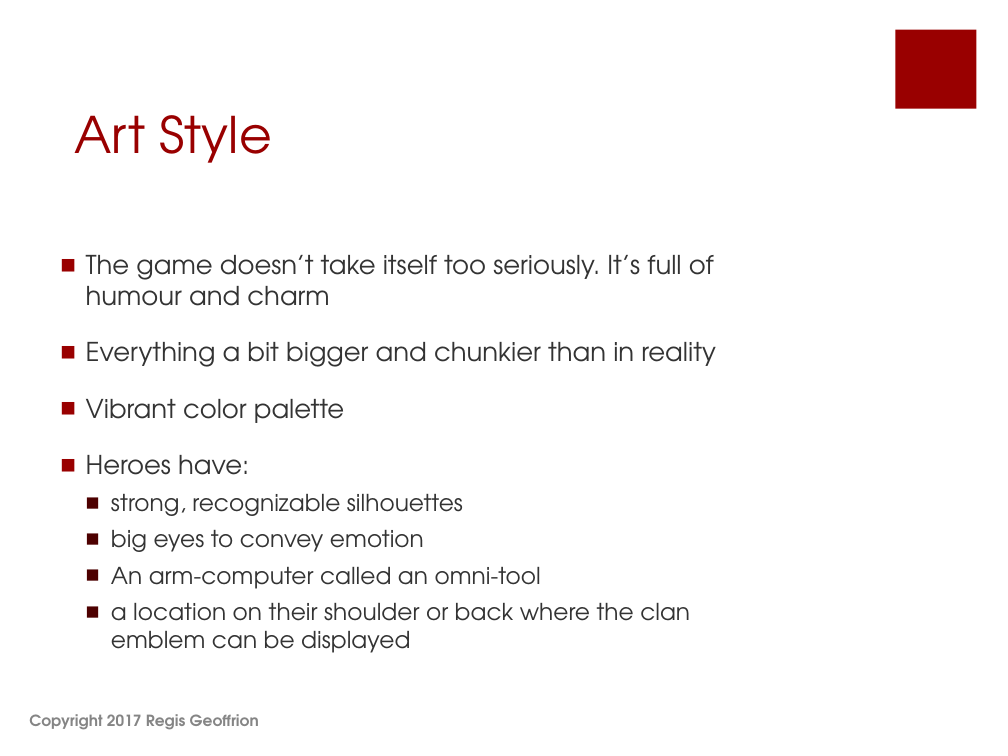
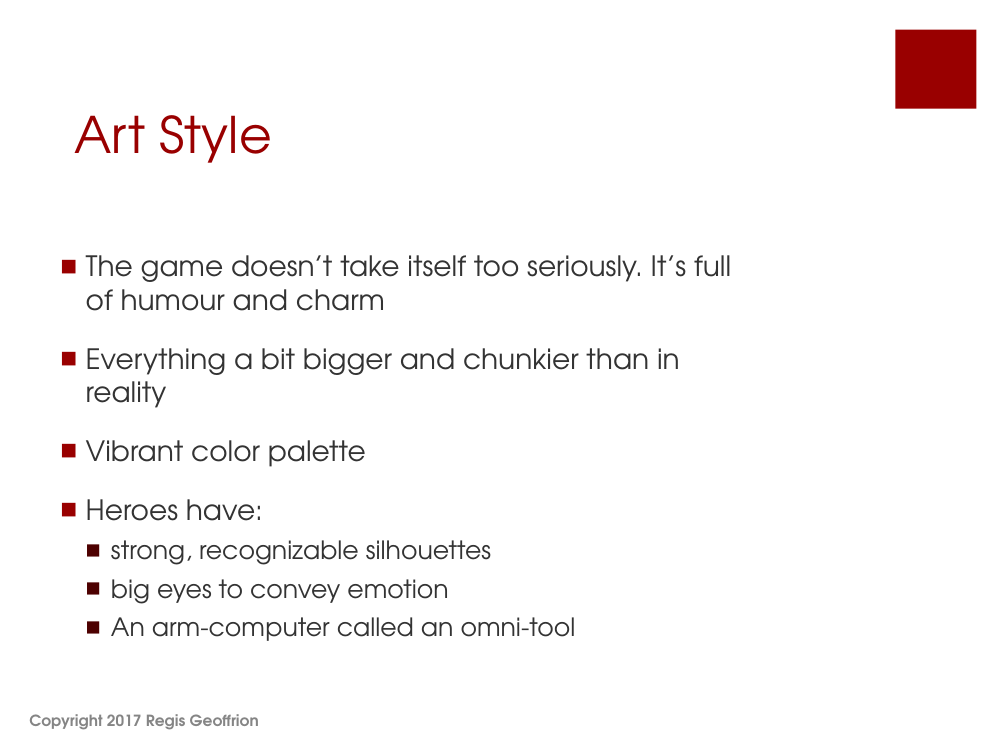
Before and after one commit to shahbazGamedev/Hero-s-Run, a slide deck: slide 11 of Documents/Earth Alone.pptx. Drawn at 1008x756 pixels with LibreOffice and Linux fonts; fonts in the diff are those of the drawing. Boxes give left, top, right and bottom in pixels: in the first picture for what was removed or moved away, otherwise in the second. Text is boxed around its words. In the diff, an @@ line names an element or a change of style, - is before the commit and + after.

Commit message:
New Matchmaking and small update in deck

```diff
--- a/Documents/Earth Alone.pptx
+++ b/Documents/Earth Alone.pptx
@@ text "The game doesn’t take itself ..." at bbox=[86, 255, 731, 641]: size 18.5 to 20 pt in "The game doesn’t take itself too seriously. ...", "Everything a bit bigger and chunkier than ...", "Vibrant color palette", "Heroes have:"; size 16.6 to 18 pt in "strong, recognizable silhouettes", "big eyes to convey emotion", "An arm-computer called an omni-tool" @@
@@ text at bbox=[111, 603, 690, 653]: paragraph removed @@
-  ■ a location on their shoulder or back where the clan emblem can be displayed
```
Also in this commit, not shown: 14 other files.
